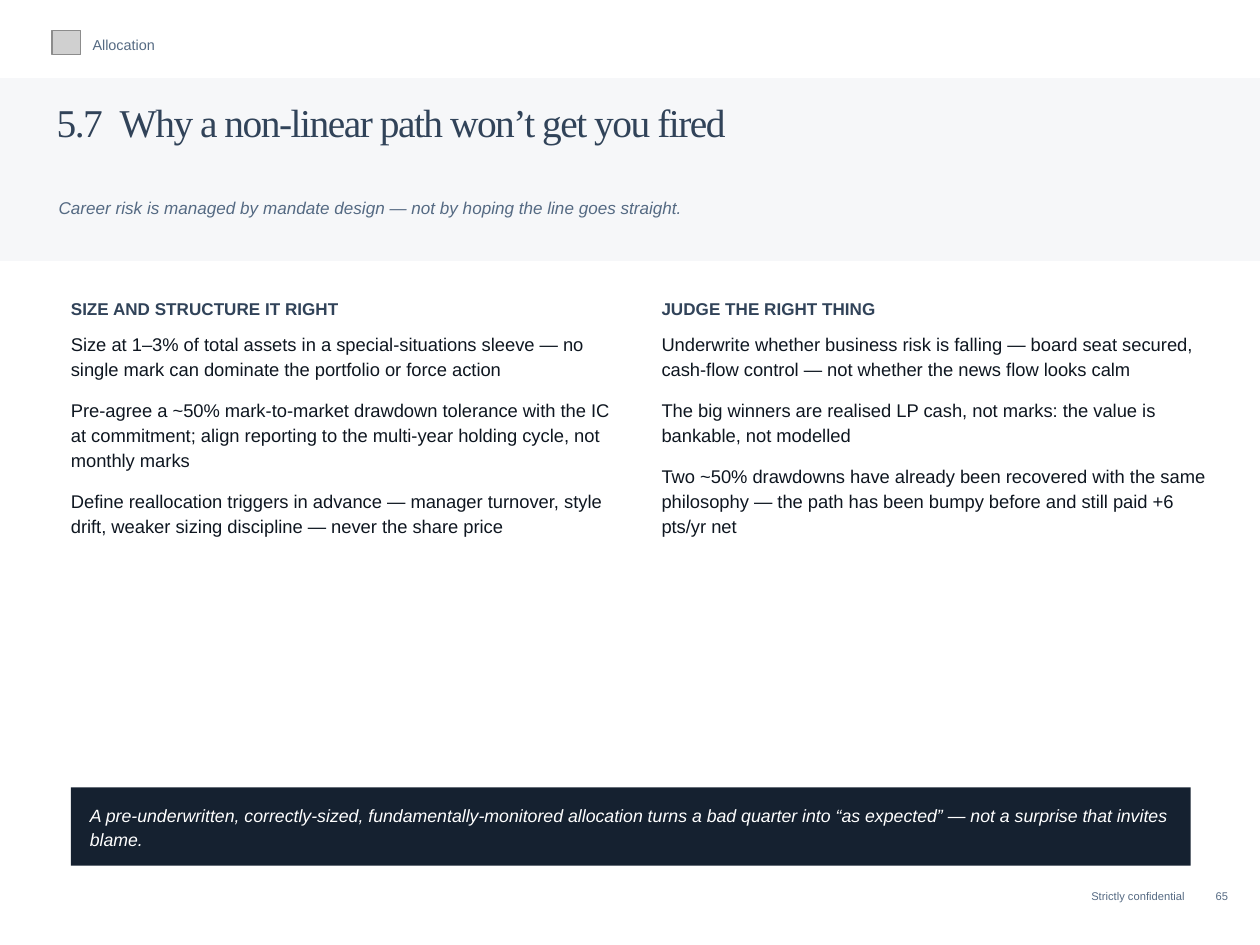
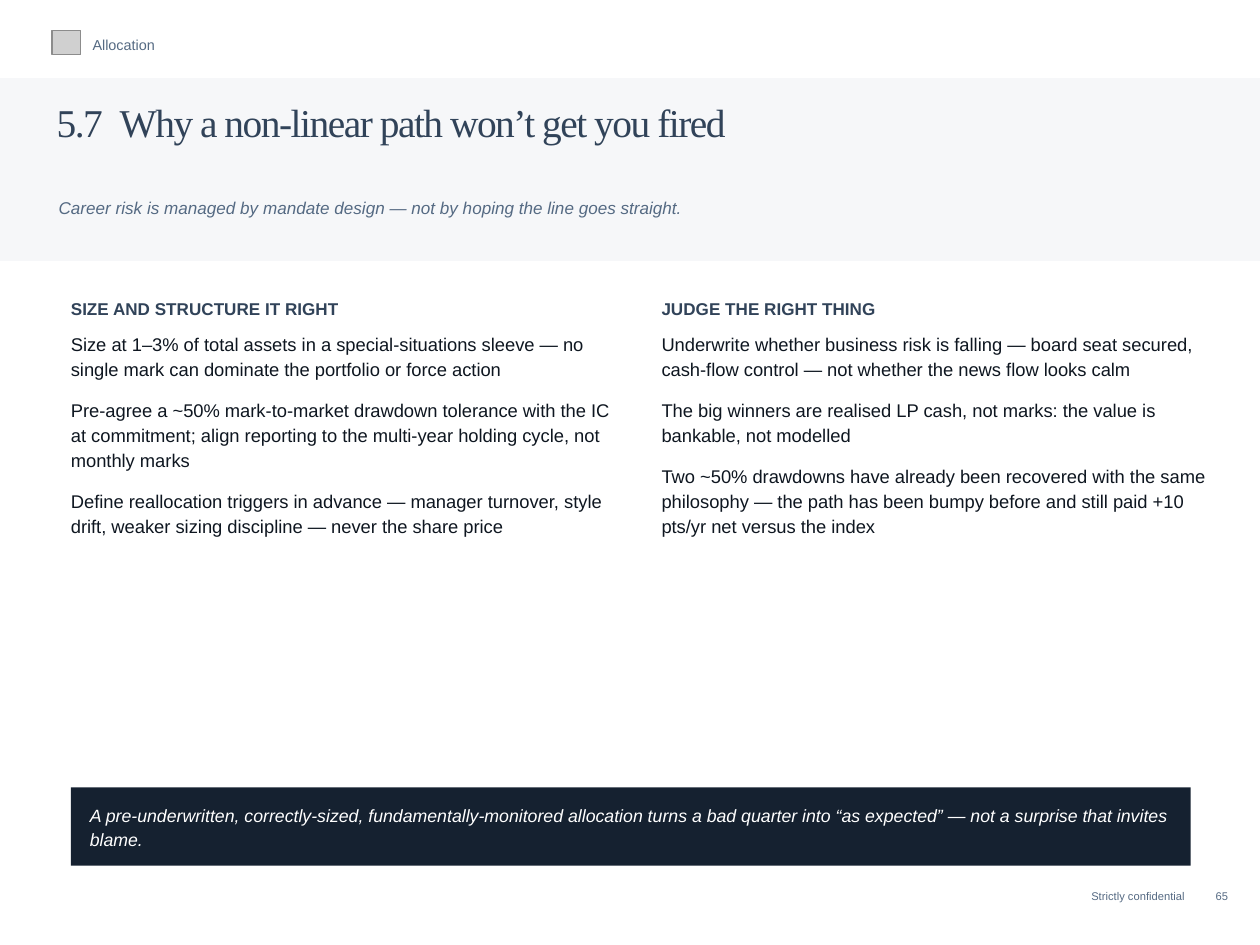
Before and after one commit to charette-lab/Claude, a slide deck: slide 68 of Athanase_Engaged_Ownership_Allocator_Deck.pptx. Drawn at 1260x945 pixels with LibreOffice and Linux fonts; fonts in the diff are those of the drawing; grey boxes stand for pictures. Boxes give left, top, right and bottom in pixels: in the first picture for what was removed or moved away, otherwise in the second. Text is boxed around its words. In the diff, an @@ line names an element or a change of style, - is before the commit and + after.

```diff
--- a/Athanase_Engaged_Ownership_Allocator_Deck.pptx
+++ b/Athanase_Engaged_Ownership_Allocator_Deck.pptx
@@ text at (x1=662, y1=469, x2=1205, y2=537): text changed @@
-Two ~50% drawdowns have already been recovered with the same philosophy — the path has been bumpy before and still paid +6 pts/yr net
+Two ~50% drawdowns have already been recovered with the same philosophy — the path has been bumpy before and still paid +10 pts/yr net versus the index
```
Also in this commit, not shown: 1 other slide changed, 1 other file.
